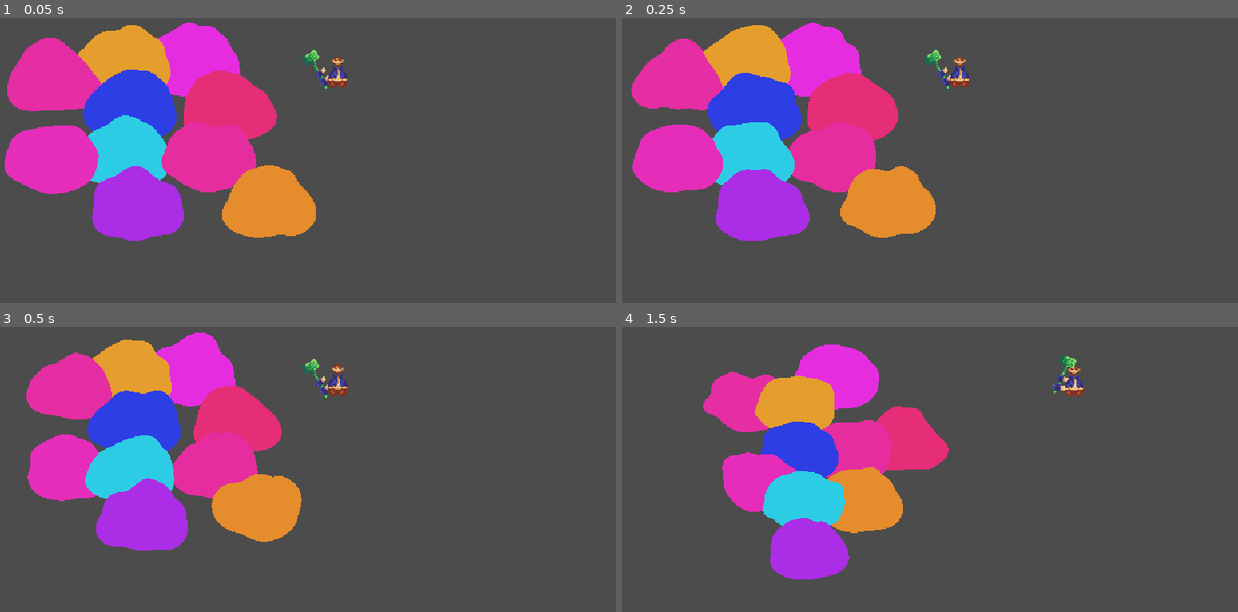
Above: before the commit, frames 1-4 (two rows, left to right).
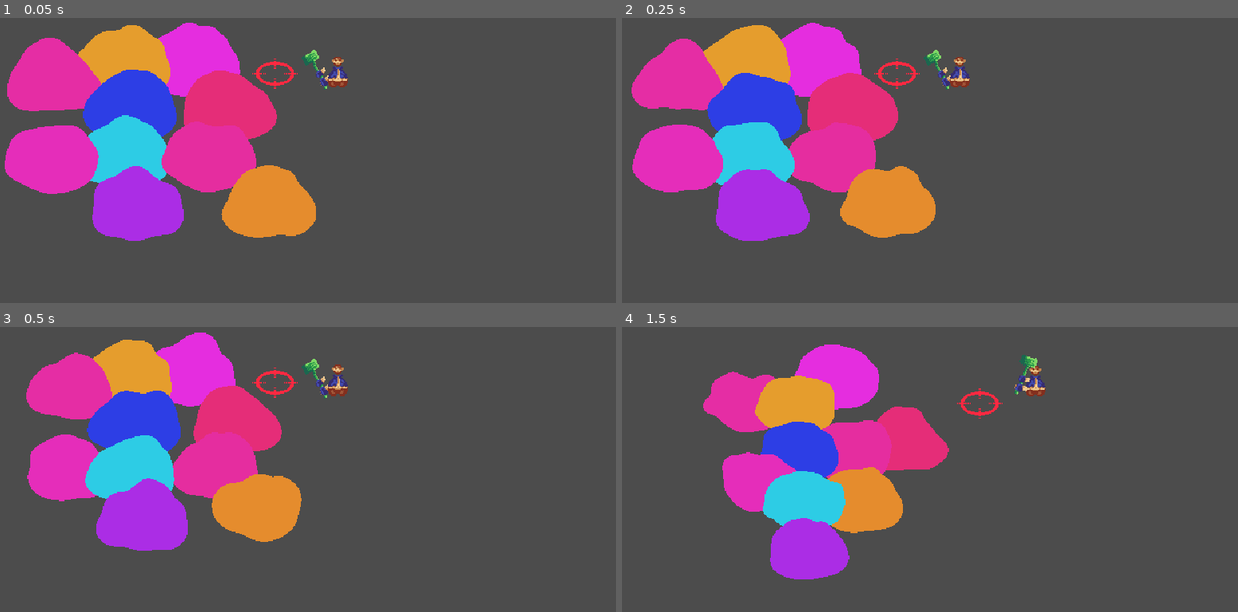
Above: after the commit, the same moments.

Repository: MetRiko/LD-2023-01
Game: Godot game, scene res://Root.tscn
The game is run twice, just before and just after one commit, with the same random seed, the same clock (stepped at 60 frames per second) and the same inputs. The engine's default icon, where the game draws it, is replaced by a stand-in: a white triangle on a blue panel in a dark square.
Inputs (mouse positions are in pixels of both pictures, inside the frame that each line leads up to):
- Up to frame 1 (0.05 s): no input
- Up to frame 2 (0.25 s): no input
- Up to frame 3 (0.5 s): no input
- Up to frame 4 (1.5 s): tap Enter at 0.5 s; move the mouse to (1059, 480) at 0.52 s; press the mouse at (1059, 480) at 0.53 s; hold D (game_right) 0.53-1.25 s; release the mouse at (1059, 480) at 1.25 s; drag from (794, 517) to (745, 395) at 1.27 s

The runs differ from the first frame. In frame 1, 0.2% of the frame differs, in the area x 40-49%, y 14-25%; in frame 2, 0.2%; in frame 3, 0.2%; in frame 4, 1.0%, in the area x 54-76%, y 9-33%.

Commit message:
Add hammer smashing and smashing indicator

Diff:
--- a/player/Hammer.gd
+++ b/player/Hammer.gd
@@ -1,5 +1,7 @@
 extends Node2D
 class_name Hammer
+
+signal hit
 
 onready var anim = $Anim
 onready var hitpoint = $Body/HitPoint
@@ -7,6 +9,8 @@
 onready var start_hammer_pos : Vector2
 
 var hammer_pos_radius := Vector2(16.0, 8.0)
+
+var hammer_elipse_vec : Vector2
 
 func _ready():
 	start_hammer_pos = position
@@ -20,9 +24,9 @@
 	var dir = vec.normalized()
 	var factor = min(vec.length() / 100.0, 1.0) * 0.8 + 0.2
 
-
 	var max_vec = dir * hammer_pos_radius
 	vec = max_vec * factor
+	hammer_elipse_vec = vec
 
 	position = start_hammer_pos + vec
 
@@ -41,10 +45,11 @@
 	return anim.current_animation == "Swing"
 
 func _try_hit():
-	var space = get_world_2d().get_direct_space_state()
-	var results = space.intersect_point(hitpoint.global_position, 32, [], 2, false, true)
-
-	for result in results:
-		var slime = result.collider.get_parent()
-		if slime is Slime:
-			slime.do_squish()
+	emit_signal("hit")
+#	var space = get_world_2d().get_direct_space_state()
+#	var results = space.intersect_point(hitpoint.global_position, 32, [], 2, false, true)
+#
+#	for result in results:
+#		var slime = result.collider.get_parent()
+#		if slime is Slime:
+#			slime.do_squish()
--- a/player/Hammer.tscn
+++ b/player/Hammer.tscn
@@ -43,7 +43,7 @@
 tracks/0/enabled = true
 tracks/0/keys = {
 "times": PoolRealArray( 0, 0.175, 0.3, 0.4 ),
-"transitions": PoolRealArray( 1.62451, 0.15932, 10.9283, 1 ),
+"transitions": PoolRealArray( 1.62451, 0.353553, 3.36359, 1 ),
 "update": 0,
 "values": [ 0.0, -74.9999, 75.0, 0.0 ]
 }
@@ -55,7 +55,7 @@
 tracks/1/enabled = true
 tracks/1/keys = {
 "times": PoolRealArray( 0, 0.175, 0.3, 0.4 ),
-"transitions": PoolRealArray( 1, 0.159, 3.36359, 1 ),
+"transitions": PoolRealArray( 1, 0.353553, 3.36359, 1 ),
 "update": 0,
 "values": [ Vector2( -3, 0 ), Vector2( -3, -6 ), Vector2( -3, 8 ), Vector2( -3, 0 ) ]
 }
@@ -66,7 +66,7 @@
 tracks/2/imported = false
 tracks/2/enabled = true
 tracks/2/keys = {
-"times": PoolRealArray( 0.3 ),
+"times": PoolRealArray( 0.25 ),
 "transitions": PoolRealArray( 1 ),
 "values": [ {
 "args": [  ],
@@ -79,14 +79,15 @@
 script = ExtResource( 2 )
 
 [node name="Body" type="Node2D" parent="."]
-position = Vector2( -3, 0 )
+position = Vector2( -3, 6.88223 )
+rotation = 1.09997
 
 [node name="Sprite" type="Sprite" parent="Body"]
 position = Vector2( 10, -7 )
 texture = ExtResource( 1 )
 
 [node name="HitPoint" type="Position2D" parent="Body"]
-position = Vector2( 17, -19 )
+position = Vector2( 22, -15 )
 
 [node name="Anim" type="AnimationPlayer" parent="."]
 autoplay = "Idle"
--- a/player/Player.gd
+++ b/player/Player.gd
@@ -11,6 +11,20 @@
 onready var anim := $Anim
 onready var hammer := $Hammer
 
+func _ready():
+	hammer.connect("hit", self, "_on_hit")
+
+func _on_hit():
+#	var space = get_world_2d().get_direct_space_state()
+#	var results = space.intersect_point(hitpoint.global_position, 32, [], 2, false, true)
+
+	var areas = $HammerHitbox.get_overlapping_areas()
+
+	for area in areas:
+		var slime = area.get_parent()
+		if slime is Slime:
+			slime.do_squish()
+
 func _input(event):
 	if event.is_action_pressed("game_swing"):
 		hammer_locked_pos = hammer.position
@@ -20,14 +34,18 @@
 	var orientation = get_orientation()
 	var viewing_angle = get_viewing_angle()
 
+	$HammerHitbox.global_position = global_position + hammer.hammer_elipse_vec * 4.0
+
 #	set_animation_frame()
 
 func _physics_process(delta):
 	move_direction = Input.get_vector("game_left", "game_right", "game_up", "game_down")
 #	move_direction = move_direction.normalized()
+
+	var hammer_factor := 0.4 if hammer.is_swinging() else 1.0
 	velocity = Vector2(
-		lerp(velocity.x, move_direction.x * MAX_SPEED, ACCELERATION * delta),
-		lerp(velocity.y, move_direction.y * MAX_SPEED, ACCELERATION * delta)
+		lerp(velocity.x, move_direction.x * MAX_SPEED * hammer_factor, ACCELERATION * delta),
+		lerp(velocity.y, move_direction.y * MAX_SPEED * hammer_factor, ACCELERATION * delta)
 	)
 
 	_update_animations()
--- a/player/Player.tscn
+++ b/player/Player.tscn
@@ -1,8 +1,9 @@
-[gd_scene load_steps=9 format=2]
+[gd_scene load_steps=11 format=2]
 
 [ext_resource path="res://player/Player.gd" type="Script" id=1]
 [ext_resource path="res://player/Player.png" type="Texture" id=2]
 [ext_resource path="res://player/Hammer.tscn" type="PackedScene" id=3]
+[ext_resource path="res://player/HammerIndicator.png" type="Texture" id=4]
 
 [sub_resource type="CapsuleShape2D" id=8]
 radius = 4.00002
@@ -133,6 +134,10 @@
 "values": [ Vector2( 0, -2 ) ]
 }
 
+[sub_resource type="CapsuleShape2D" id=10]
+radius = 10.0
+height = 16.0
+
 [node name="Player" type="KinematicBody2D"]
 collision_mask = 3
 script = ExtResource( 1 )
@@ -156,4 +161,18 @@
 [node name="Hammer" parent="." instance=ExtResource( 3 )]
 position = Vector2( 0, -0.189999 )
 
+[node name="HammerHitbox" type="Area2D" parent="."]
+position = Vector2( 0, 14 )
+rotation = 1.57079
+z_index = -1
+collision_layer = 0
+collision_mask = 2
+
+[node name="HammerIndicator" type="Sprite" parent="HammerHitbox"]
+rotation = -1.57079
+texture = ExtResource( 4 )
+
+[node name="Shape" type="CollisionShape2D" parent="HammerHitbox"]
+shape = SubResource( 10 )
+
 [editable path="Hammer"]
--- a/slimes/Slime.gd
+++ b/slimes/Slime.gd
@@ -46,7 +46,7 @@
 	var circle : CircleShape2D = $Shape.shape
 	circle.radius = proper_scale * 24.0
 	var hitbox_circle : CircleShape2D = $Hitbox/Shape.shape
-	hitbox_circle.radius = proper_scale * 24.0 + 4.0
+	hitbox_circle.radius = proper_scale * 24.0 + 7.0
 
 func play_squish():
 	if squish_tween:
@@ -74,6 +74,7 @@
 	$Timer.connect("timeout", self, "_on_timeout")
 
 	$Shape.shape = $Shape.shape.duplicate()
+	$Hitbox/Shape.shape = $Hitbox/Shape.shape.duplicate()
 
 	shader = $Icon.material.duplicate()
 	$Icon.material = shader
--- a/slimes/Slime.tscn
+++ b/slimes/Slime.tscn
@@ -21,9 +21,9 @@
 shader_param/u_time_factor = 1.0
 
 [sub_resource type="CircleShape2D" id=5]
-radius = 18.0
+radius = 21.0
 
-[sub_resource type="CircleShape2D" id=1]
+[sub_resource type="CircleShape2D" id=6]
 radius = 14.0
 
 [node name="Slime" type="RigidBody2D"]
Binary file added: player/HammerIndicator.png
Not shown, added: player/HammerIndicator.png.import
Not shown: 1 places in slimes/Slime.tscn that only renumber resources
